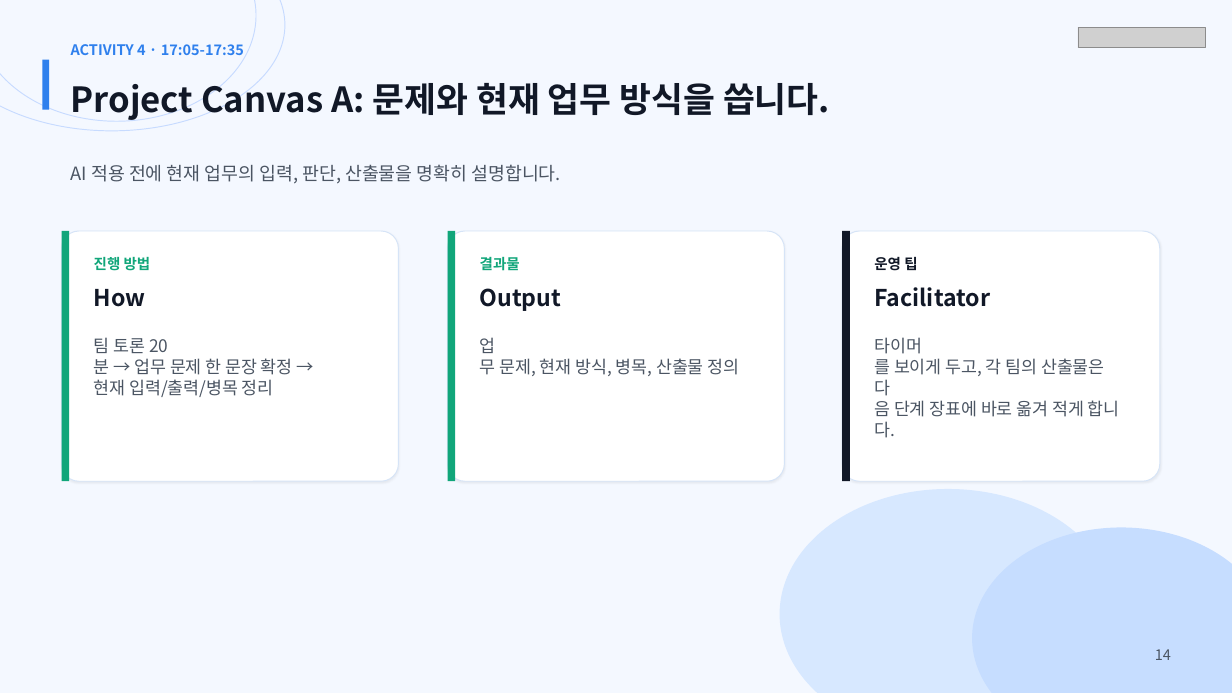
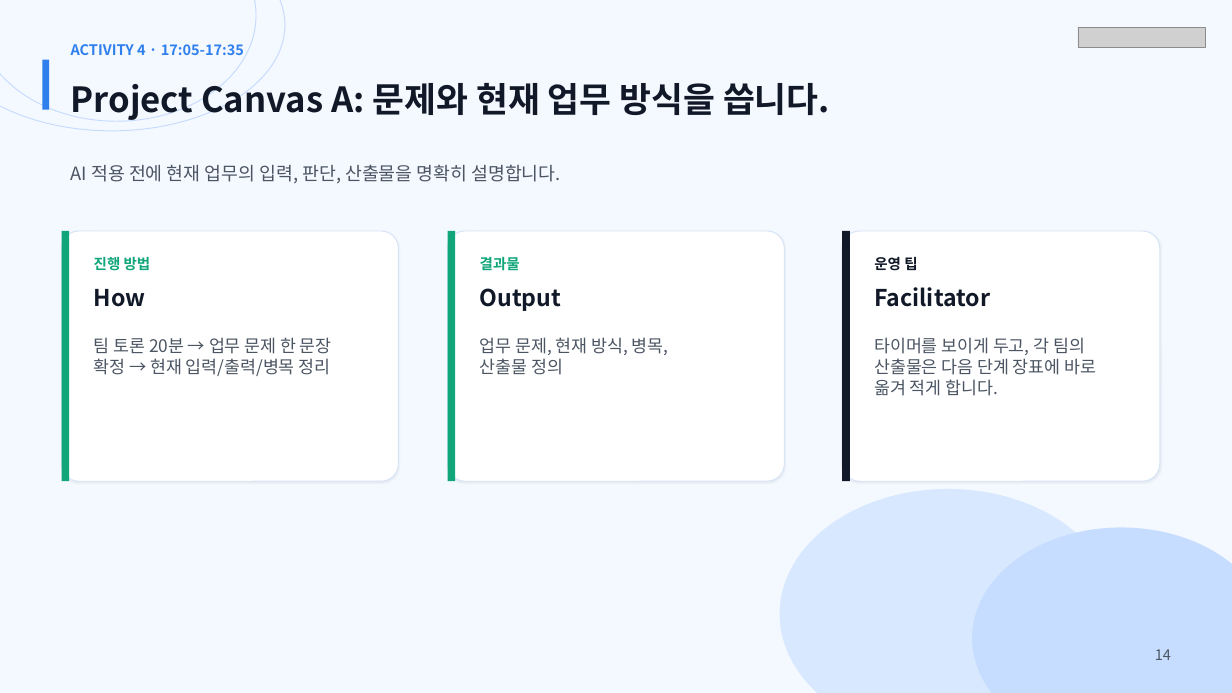
Before and after one commit to MagicecoleAI/shinsegae-ic-ai-native-workshop, a slide deck: slide 14 of outputs/shinsegae-ai4pm-0626-3h-workshop.pptx. Drawn at 1232x693 pixels with LibreOffice and Linux fonts; fonts in the diff are those of the drawing; grey boxes stand for pictures. Boxes give left, top, right and bottom in pixels: in the first picture for what was removed or moved away, otherwise in the second. Text is boxed around its words. In the diff, an @@ line names an element or a change of style, - is before the commit and + after.

Commit message:
Fix workshop slide text wrapping

```diff
--- a/outputs/shinsegae-ai4pm-0626-3h-workshop.pptx
+++ b/outputs/shinsegae-ai4pm-0626-3h-workshop.pptx
@@ text at (94, 337, 332, 376): spaces changed @@
-팀 토론 20분 → 업무 문제 한 문장 확정 →
-현재 입력/출력/병목 정리
+팀 토론 20분 → 업무 문제 한 문장
+확정 → 현재 입력/출력/병목 정리
@@ text at (480, 337, 669, 375): text changed @@
-업무 문제, 현재 방식, 병목, 산출물 정의
+업무 문제, 현재 방식, 병목,
+산출물 정의
@@ text at (874, 337, 1096, 396): text changed @@
-타이머를 보이게 두고, 각 팀의 산출물은
-다음 단계 장표에 바로 옮겨 적게 합니다.
+타이머를 보이게 두고, 각 팀의
+산출물은 다음 단계 장표에 바로
+옮겨 적게 합니다.
```
Also in this commit, not shown: 18 other slides changed, 1 other file.
